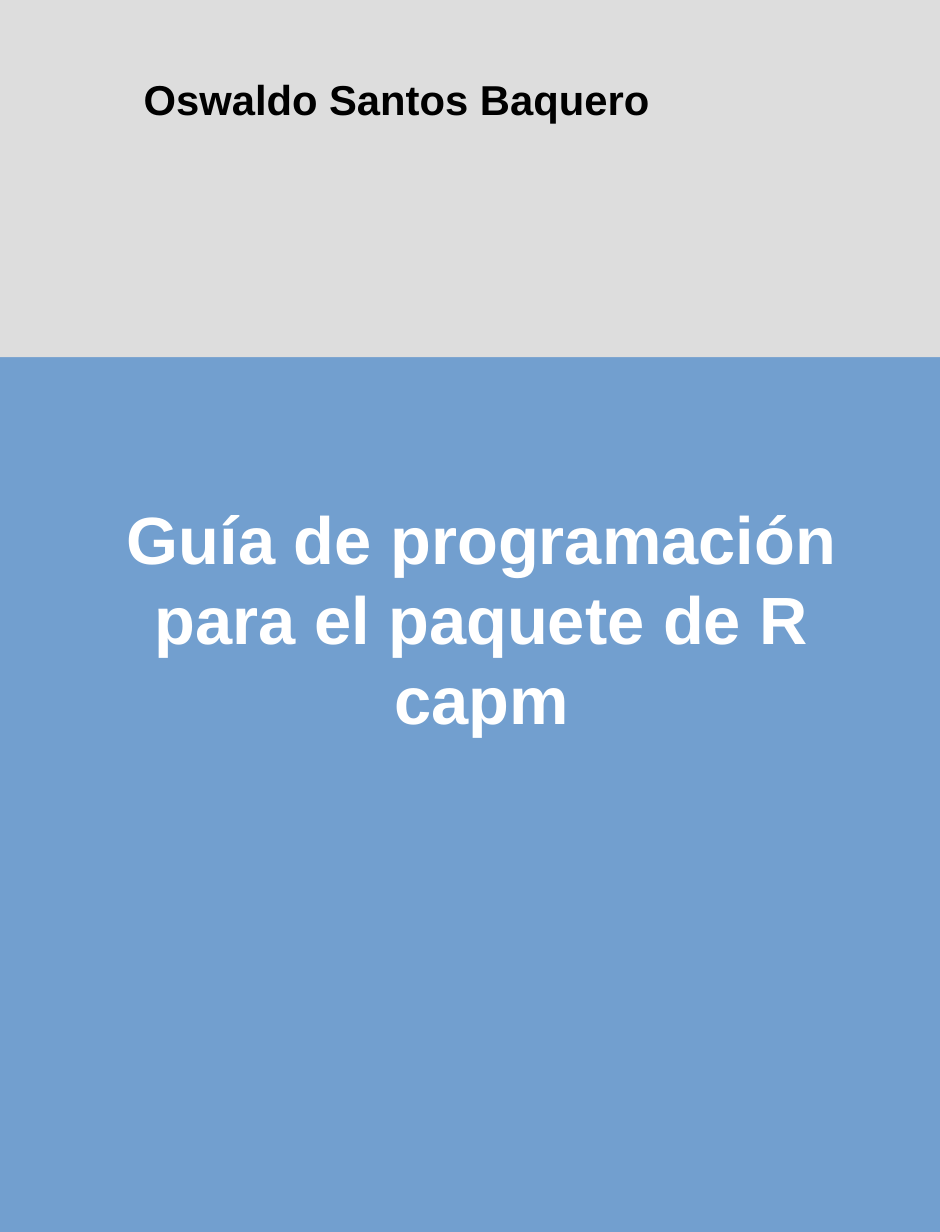
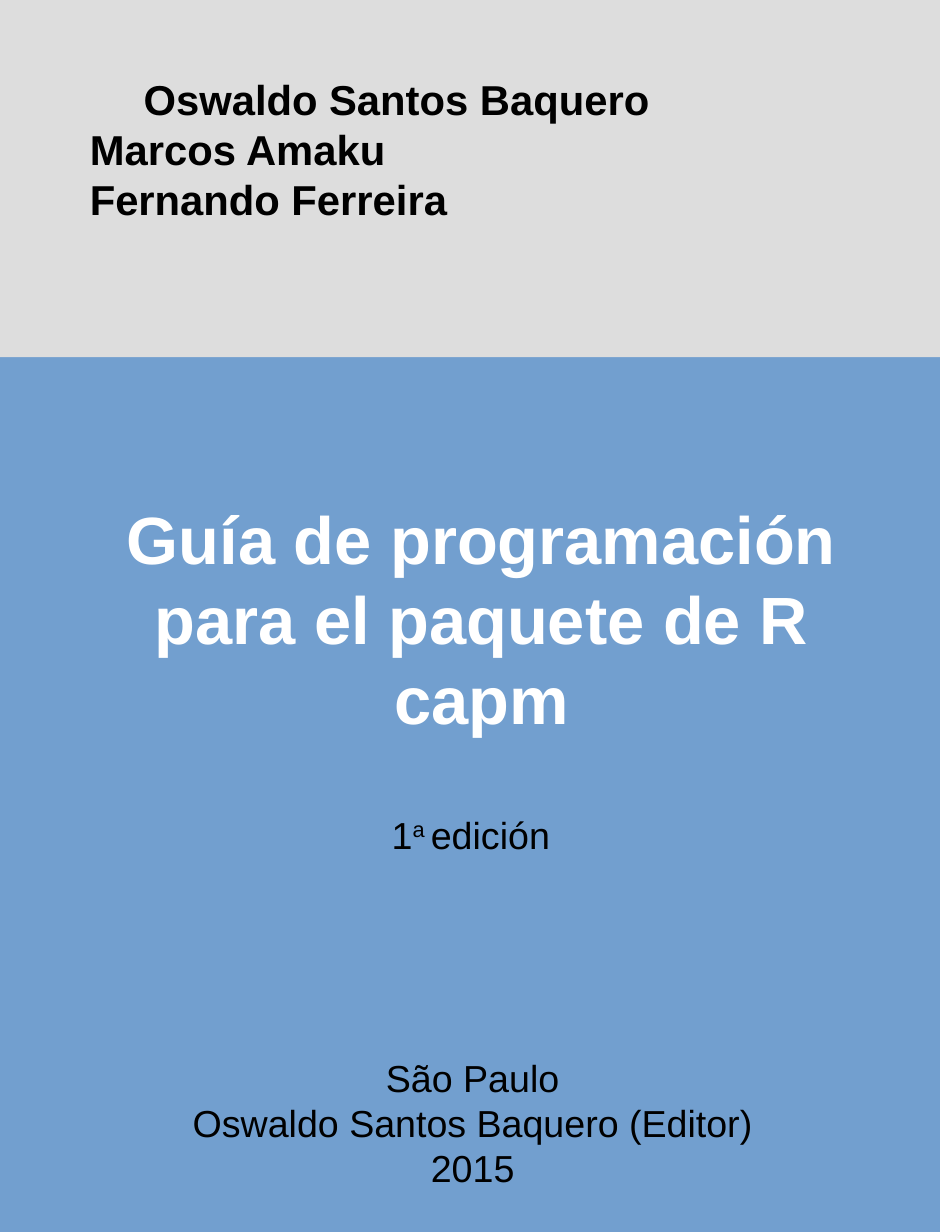
Before and after one commit to eduardocpacheco99/programming-guide-for-the-capm-r-package, a slide deck: slide 1 of cover-es.odp. Drawn at 940x1232 pixels with LibreOffice and Linux fonts; fonts in the diff are those of the drawing. Boxes give left, top, right and bottom in pixels: in the first picture for what was removed or moved away, otherwise in the second. Text is boxed around its words. In the diff, an @@ line names an element or a change of style, - is before the commit and + after.

```diff
--- a/cover-es.odp
+++ b/cover-es.odp
@@ text at [90,134,447,216]: paragraphs added @@
+Marcos Amaku
+Fernando Ferreira
@@ text added at [431,821,550,850], 54 pt, text #000000 @@
+1a edición
@@ text added at [193,1064,752,1183], 54 pt, text #000000 @@
+São Paulo
+Oswaldo Santos Baquero (Editor)
+2015
```
Also in this commit, not shown: 25 other files.
